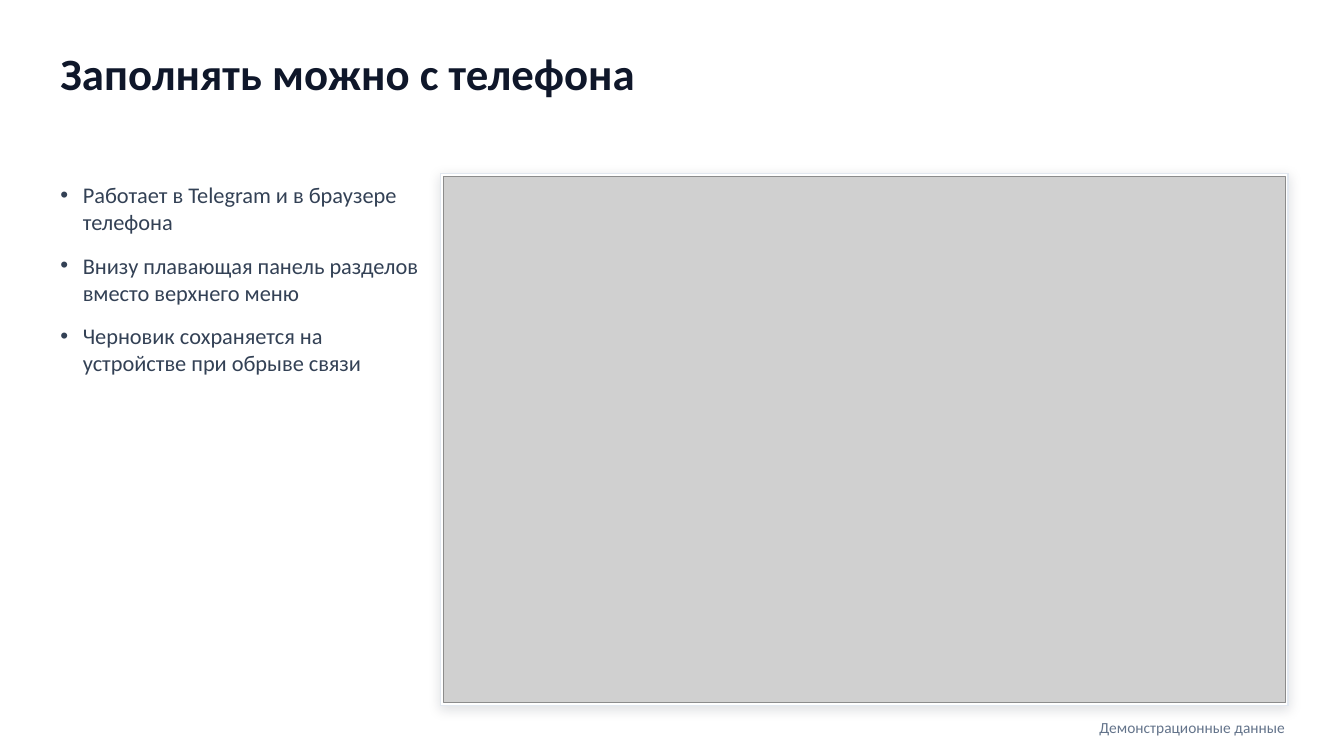
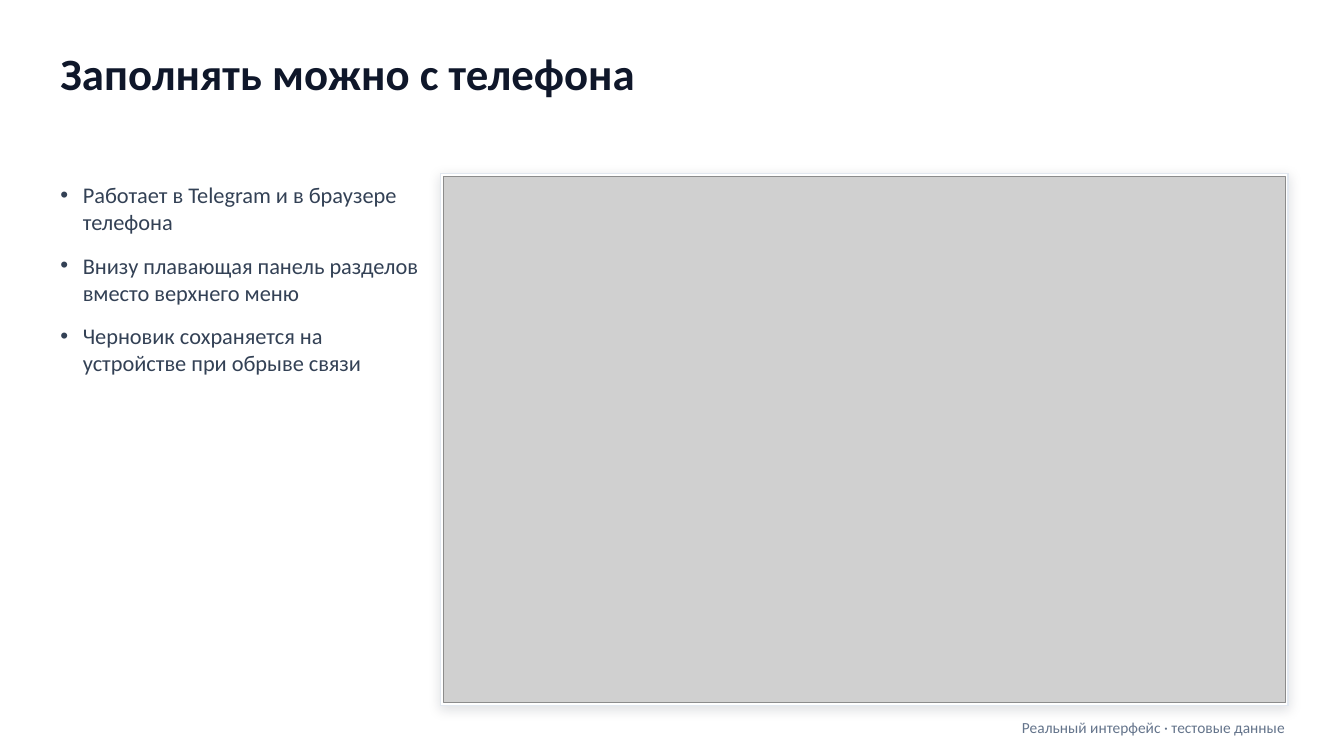
Before and after one commit to Muzaffarkhon/farovon-market-analysis, a slide deck: slide 6 of docs/presentation/exports/Farovon_presentation.pptx. Drawn at 1344x756 pixels with LibreOffice and Linux fonts; fonts in the diff are those of the drawing; grey boxes stand for pictures. Boxes give left, top, right and bottom in pixels: in the first picture for what was removed or moved away, otherwise in the second. Text is boxed around its words. In the diff, an @@ line names an element or a change of style, - is before the commit and + after.

```diff
--- a/docs/presentation/exports/Farovon_presentation.pptx
+++ b/docs/presentation/exports/Farovon_presentation.pptx
@@ text at <box>1022,722,1284,736</box>: text changed @@
-Демонстрационные данные
+Реальный интерфейс · тестовые данные
```
Also in this commit, not shown: 6 other slides changed, 1 other file.
